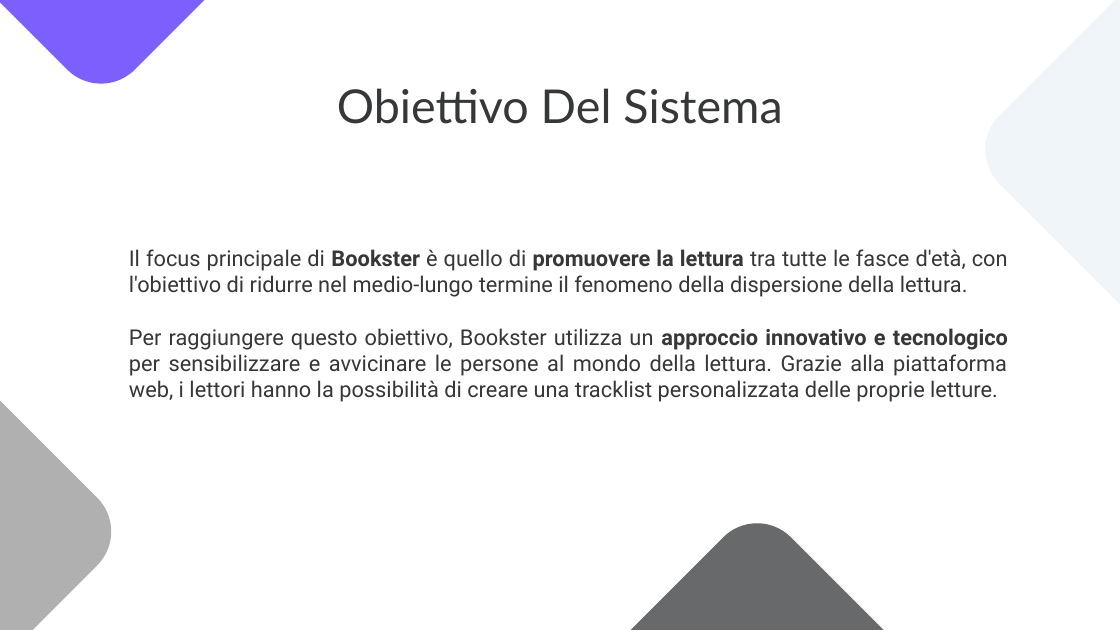
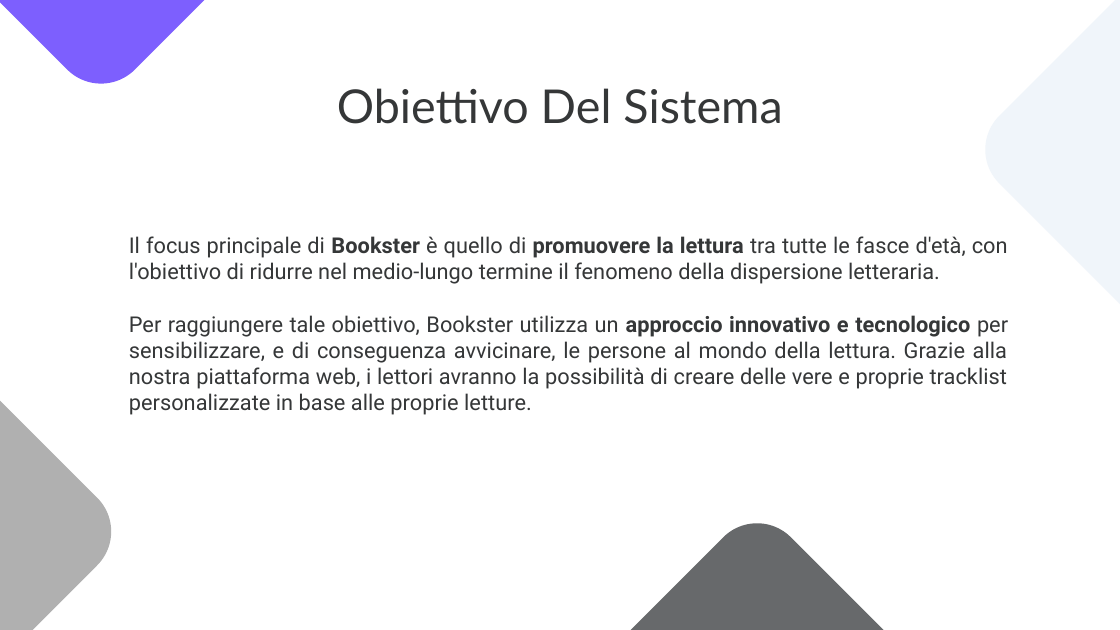
Before and after one commit to notjuary/Bookster_Classe03, a slide deck: slide 3 of DOC/Presentazione.pptx. Drawn at 1120x630 pixels with LibreOffice and Linux fonts; fonts in the diff are those of the drawing. Boxes give left, top, right and bottom in pixels: in the first picture for what was removed or moved away, otherwise in the second. Text is boxed around its words. In the diff, an @@ line names an element or a change of style, - is before the commit and + after.

```diff
--- a/DOC/Presentazione.pptx
+++ b/DOC/Presentazione.pptx
@@ subtitle at (x1=129, y1=236, x2=1008, y2=415): text changed @@
-Il focus principale di Bookster è quello di promuovere la lettura tra tutte le fasce d'età, con l'obiettivo di ridurre nel medio-lungo termine il fenomeno della dispersione della lettura.
-Per raggiungere questo obiettivo, Bookster utilizza un approccio innovativo e tecnologico per sensibilizzare e avvicinare le persone al mondo della lettura. Grazie alla piattaforma web, i lettori hanno la possibilità di creare una tracklist personalizzata delle proprie letture.
+Il focus principale di Bookster è quello di promuovere la lettura tra tutte le fasce d'età, con l'obiettivo di ridurre nel medio-lungo termine il fenomeno della dispersione letteraria.
+Per raggiungere tale obiettivo, Bookster utilizza un approccio innovativo e tecnologico per sensibilizzare, e di conseguenza avvicinare, le persone al mondo della lettura. Grazie alla nostra piattaforma web, i lettori avranno la possibilità di creare delle vere e proprie tracklist personalizzate in base alle proprie letture.
```
Also in this commit, not shown: 57 other slides changed, 1 slide removed.
